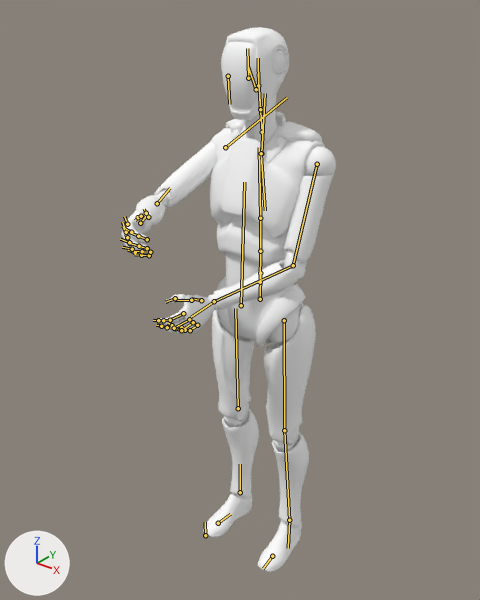
The FBX model Assets/Models/Character.fbx as it was, and as the next commit left it.
Both versions are drawn from a camera (50 mm lens) standing at (1.124, -1.491, 1.887) and looking at (0.004, -0.091, 1.02). Arrows for +X, +Y and +Z are at lower left; the lights stay in place. The older version comes first. Both versions are drawn at frame 62 of the action 'IdlePolearm'; the numbers are the values there. The bones that change, and the others that lie on the model, are drawn over the model as lines.

Names of what the first picture shows: 'Armature_Mesh'.
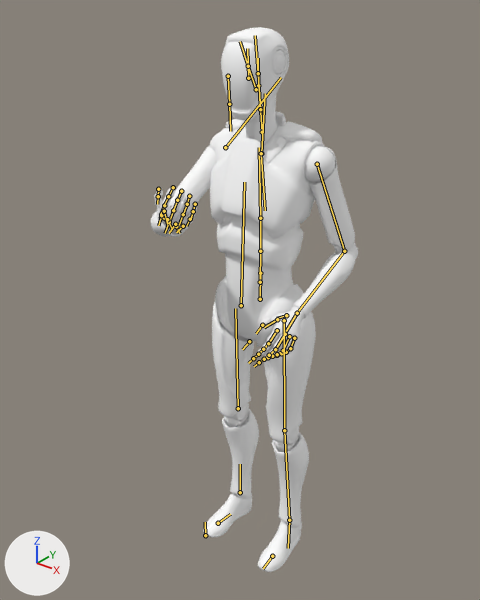
Boxes (x1, y1, x2, y2) around the edits, measured in the pictures (480 x 600 px):
'Armature_Mesh', posed: before (122, 27, 336, 572); after (151, 27, 358, 572)
bone 'Left_UpperArm', root to tip: before (317, 164) to (293, 265); after (317, 164) to (344, 251)
bone 'Left_LowerArm', root to tip: before (293, 265) to (214, 301); after (344, 251) to (297, 313)
bone 'Right_UpperArm', root to tip: before (225, 147) to (287, 97); after (225, 147) to (281, 77)
bone 'Right_LowerArm', root to tip: before (157, 203) to (170, 188); after (167, 220) to (159, 216)
bone 'Right_Hand', root to tip: before (140, 223) to (148, 213); after (176, 226) to (179, 233)

What the commit changed:
Bone 'Left_UpperArm' (bone_left_upperarm) turns from (30, 6, -31) to (-12, 12, -34) degrees about its own x, y and z.
Bone 'Left_LowerArm' (bone_left_lowerarm) turns from (4, -9, -26) to (31, 10, 14) degrees about its own x, y and z.
Bone 'Right_UpperArm' (bone_right_upperarm) turns from (65, 1, 2) to (52, 9, -3) degrees about its own x, y and z.
Bone 'Right_LowerArm' (bone_right_lowerarm) turns from (9, 5, -11) to (49, 38, 20) degrees about its own x, y and z.
Bone 'Right_Hand' (bone_right_hand) turns from (-1, -69, 0) to (13, -170, 14) degrees about its own x, y and z.
